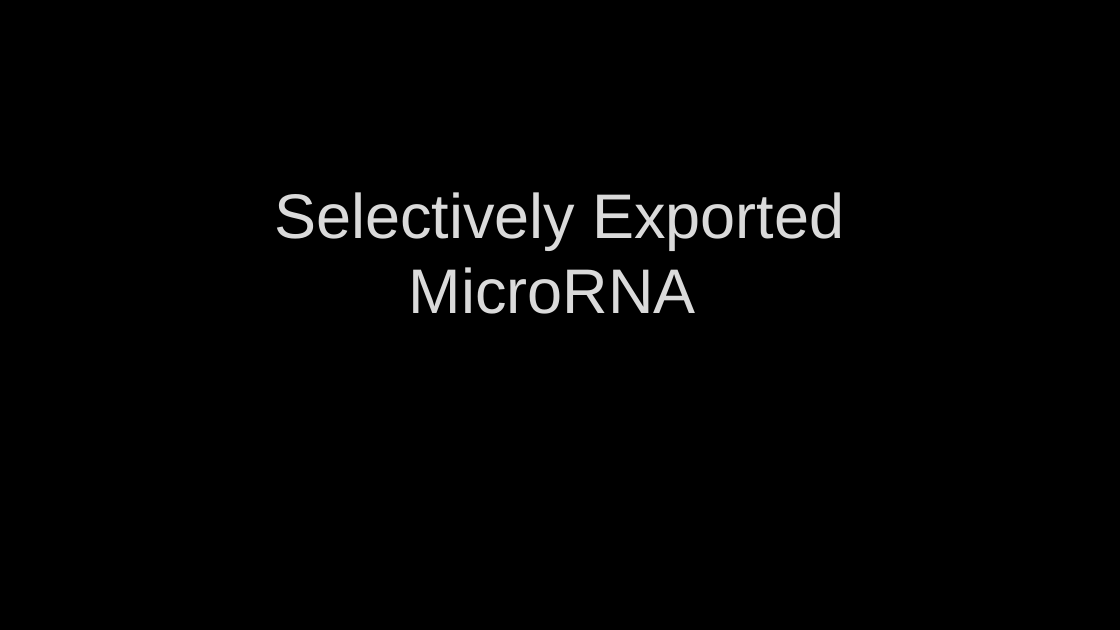
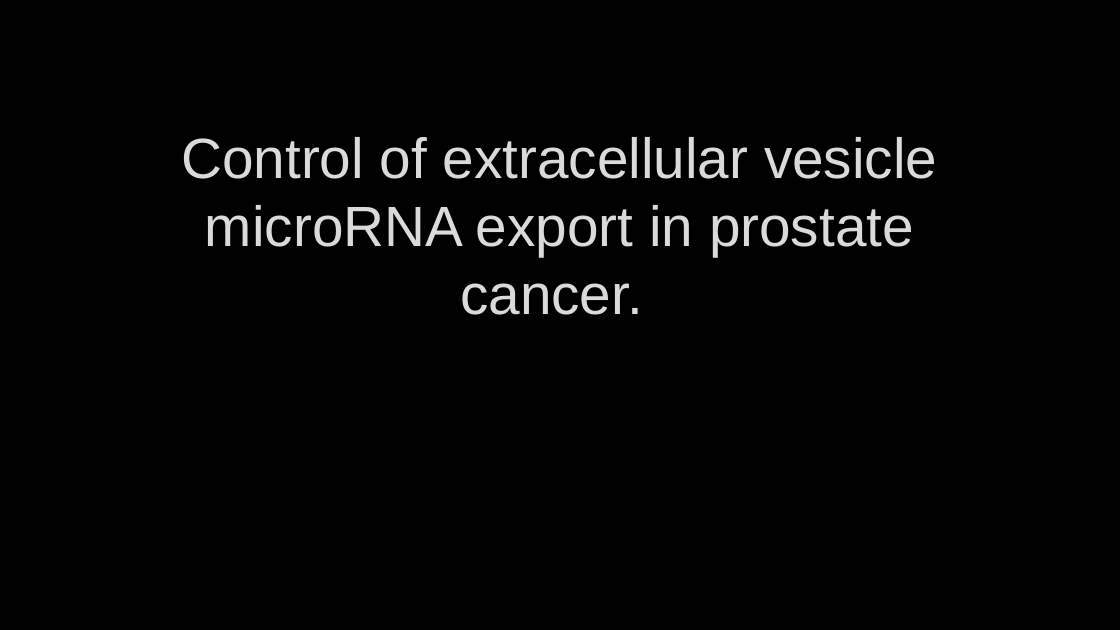
Before and after one commit to HarleyRobinson/Honours2, a slide deck: slide 1 of BackgroundInfo/CollCombBiol.pptx. Drawn at 1120x630 pixels with LibreOffice and Linux fonts; fonts in the diff are those of the drawing; background and template pictures are left out. Boxes give left, top, right and bottom in pixels: in the first picture for what was removed or moved away, otherwise in the second. Text is boxed around its words. In the diff, an @@ line names an element or a change of style, - is before the commit and + after.

```diff
--- a/BackgroundInfo/CollCombBiol.pptx
+++ b/BackgroundInfo/CollCombBiol.pptx
@@ title at bbox=[181, 137, 937, 315]: text changed; size 54 to 48.6 pt @@
-Selectively Exported MicroRNA
+Control of extracellular vesicle microRNA export in prostate cancer.
```
Also in this commit, not shown: 1 other slide changed, 2 slides added, 2 slides removed, 2 other files.
